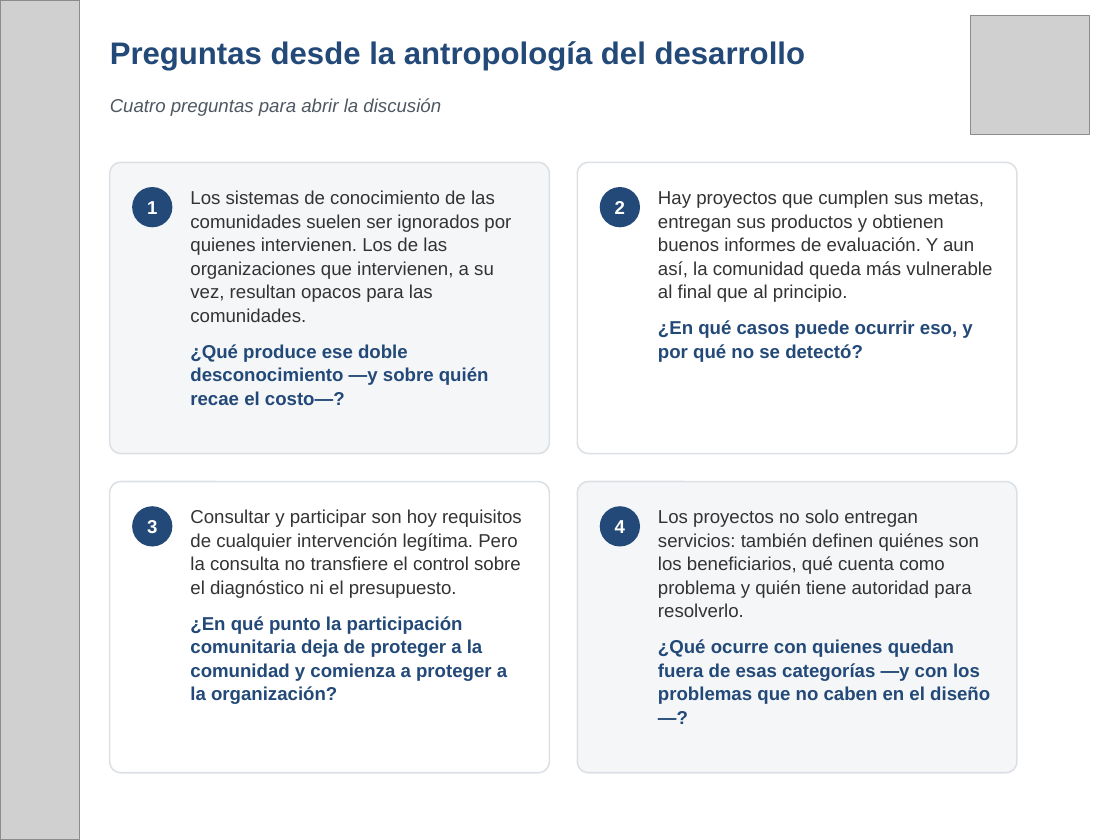
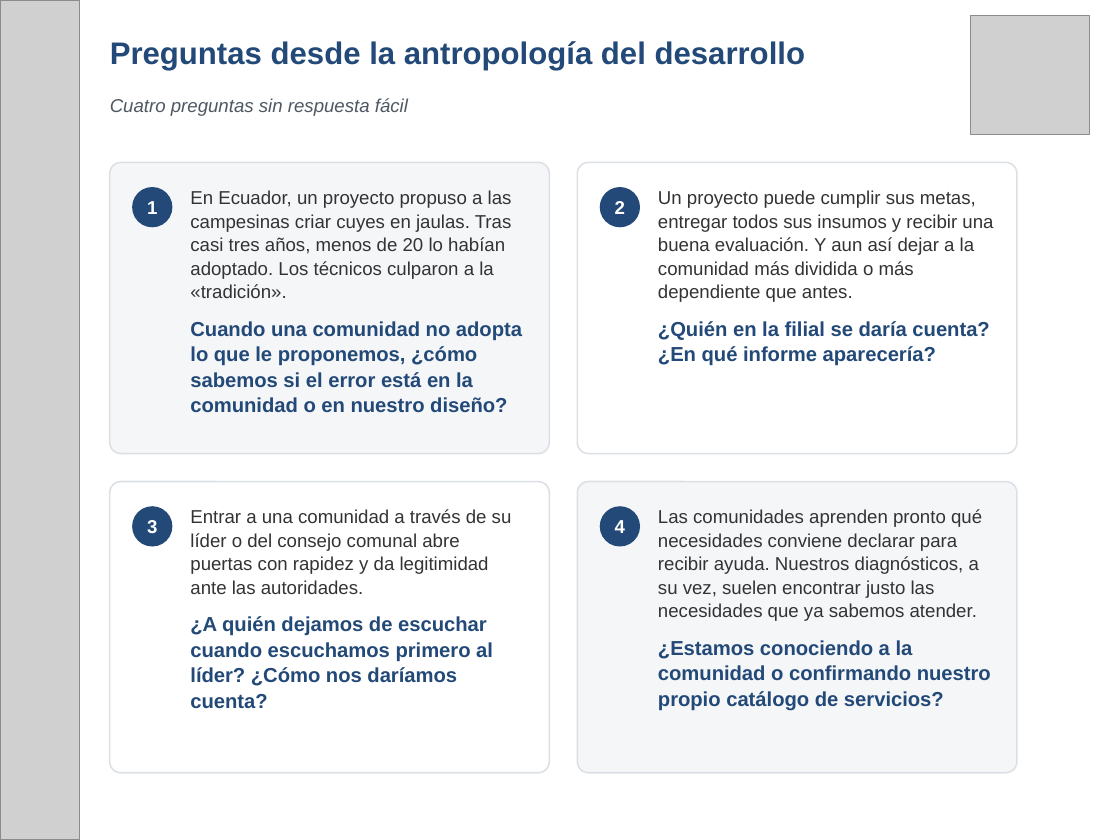
Before and after one commit to fmblancop/Hoja-de-Ruta-CRV, a slide deck: slide 2 of Hoja_de_Ruta_CRV_presentacion.pptx. Drawn at 1120x840 pixels with LibreOffice and Linux fonts; fonts in the diff are those of the drawing; grey boxes stand for pictures. Boxes give left, top, right and bottom in pixels: in the first picture for what was removed or moved away, otherwise in the second. Text is boxed around its words. In the diff, an @@ line names an element or a change of style, - is before the commit and + after.

```diff
--- a/Hoja_de_Ruta_CRV_presentacion.pptx
+++ b/Hoja_de_Ruta_CRV_presentacion.pptx
@@ text at (x1=110, y1=98, x2=408, y2=116): text changed @@
-Cuatro preguntas para abrir la discusión
+Cuatro preguntas sin respuesta fácil
@@ text at (x1=190, y1=190, x2=522, y2=412): text changed @@
-Los sistemas de conocimiento de las comunidades suelen ser ignorados por quienes intervienen. Los de las organizaciones que intervienen, a su vez, resultan opacos para las comunidades.
-¿Qué produce ese doble desconocimiento —y sobre quién recae el costo—?
+En Ecuador, un proyecto propuso a las campesinas criar cuyes en jaulas. Tras casi tres años, menos de 20 lo habían adoptado. Los técnicos culparon a la «tradición».
+Cuando una comunidad no adopta lo que le proponemos, ¿cómo sabemos si el error está en la comunidad o en nuestro diseño?
@@ text at (x1=658, y1=190, x2=993, y2=366): text changed @@
-Hay proyectos que cumplen sus metas, entregan sus productos y obtienen buenos informes de evaluación. Y aun así, la comunidad queda más vulnerable al final que al principio.
-¿En qué casos puede ocurrir eso, y por qué no se detectó?
+Un proyecto puede cumplir sus metas, entregar todos sus insumos y recibir una buena evaluación. Y aun así dejar a la comunidad más dividida o más dependiente que antes.
+¿Quién en la filial se daría cuenta? ¿En qué informe aparecería?
@@ text at (x1=190, y1=509, x2=512, y2=708): text changed @@
-Consultar y participar son hoy requisitos de cualquier intervención legítima. Pero la consulta no transfiere el control sobre el diagnóstico ni el presupuesto.
-¿En qué punto la participación comunitaria deja de proteger a la comunidad y comienza a proteger a la organización?
+Entrar a una comunidad a través de su líder o del consejo comunal abre puertas con rapidez y da legitimidad ante las autoridades.
+¿A quién dejamos de escuchar cuando escuchamos primero al líder? ¿Cómo nos daríamos cuenta?
@@ text at (x1=658, y1=509, x2=991, y2=711): text changed @@
-Los proyectos no solo entregan servicios: también definen quiénes son los beneficiarios, qué cuenta como problema y quién tiene autoridad para resolverlo.
-¿Qué ocurre con quienes quedan fuera de esas categorías —y con los problemas que no caben en el diseño—?
+Las comunidades aprenden pronto qué necesidades conviene declarar para recibir ayuda. Nuestros diagnósticos, a su vez, suelen encontrar justo las necesidades que ya sabemos atender.
+¿Estamos conociendo a la comunidad o confirmando nuestro propio catálogo de servicios?
```
Also in this commit, not shown: 5 other slides changed.
